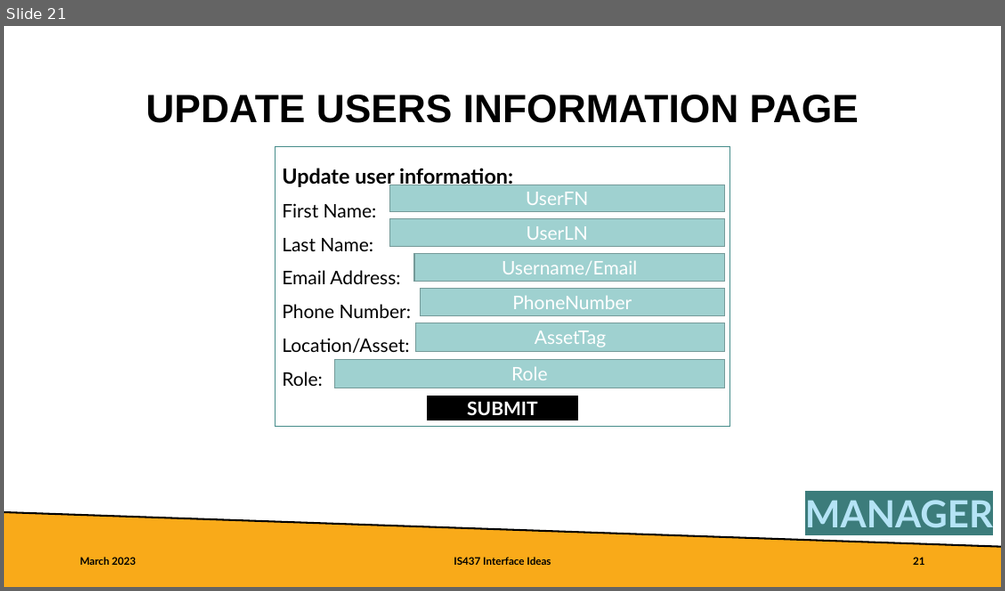
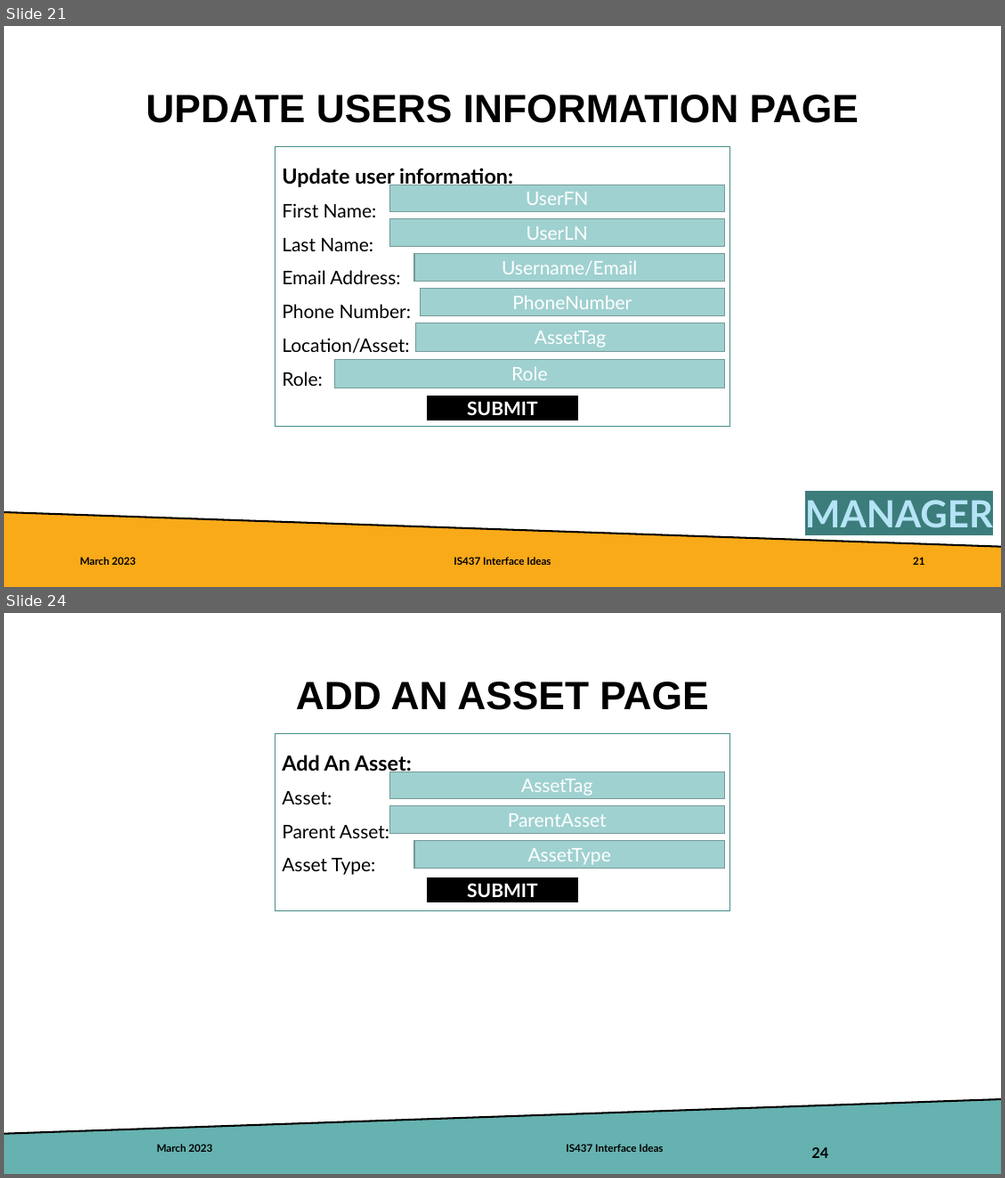
Before and after one commit to KSiva199/Website437, a slide deck: IS437FPInterfaceIdeas.pptx. Shown one above the other, each under a label of ours: slide 21 before the commit, slides 21 and 24 after it; the slides between them are not shown. The pictures are 1005x591 and 1005x1178 pixels, drawn with LibreOffice and Linux fonts; fonts in the diff are those of the drawing. Boxes give left, top, right and bottom in pixels: in the first picture for what was removed or moved away, otherwise in the second. Text is boxed around its words. In the diff, an @@ line names an element or a change of style, - is before the commit and + after.

```diff
--- a/IS437FPInterfaceIdeas.pptx
+++ b/IS437FPInterfaceIdeas.pptx
@@ slide 24 added at bbox=[4, 613, 1001, 1174], background #FFFFFF @@
@@ title added at bbox=[296, 682, 708, 710], 38 pt, text #000000, bold @@
+ADD AN ASSET PAGE
@@ rectangle added at bbox=[275, 734, 730, 911], outline #468C8A 0.75 pt, 18 pt, text #000000 @@
+Add An Asset:
+Asset:
+Parent Asset:
+Asset Type:
@@ rectangle added at bbox=[390, 771, 725, 799], fill #9FD1D0, outline #769B9A 1 pt, 18 pt, text #FFFFFF @@
+AssetTag
@@ rectangle added at bbox=[390, 806, 725, 834], fill #9FD1D0, outline #769B9A 1 pt, 18 pt, text #FFFFFF @@
+ParentAsset
@@ rectangle added at bbox=[414, 841, 725, 868], fill #9FD1D0, outline #769B9A 1 pt, 18 pt, text #FFFFFF @@
+AssetType
@@ rectangle added at bbox=[428, 877, 577, 901], fill #000000, outline #000000 1 pt, 18 pt, text #FFFFFF, bold @@
+SUBMIT
@@ freeform shape added at bbox=[4, 1099, 1001, 1174], fill #66B2B0 @@
@@ line added from (1001, 1099) to (4, 1134), #000000 1.75 pt @@
@@ text added at bbox=[157, 1143, 212, 1151], 10 pt, text #000000, bold @@
+March 2023
@@ text added at bbox=[566, 1143, 663, 1151], 10 pt, text #000000, bold @@
+IS437 Interface Ideas
@@ page number added at bbox=[811, 1147, 828, 1158], 14 pt, text #000000, bold @@
+24
```
Also in this commit, not shown: 2 slides changed.
